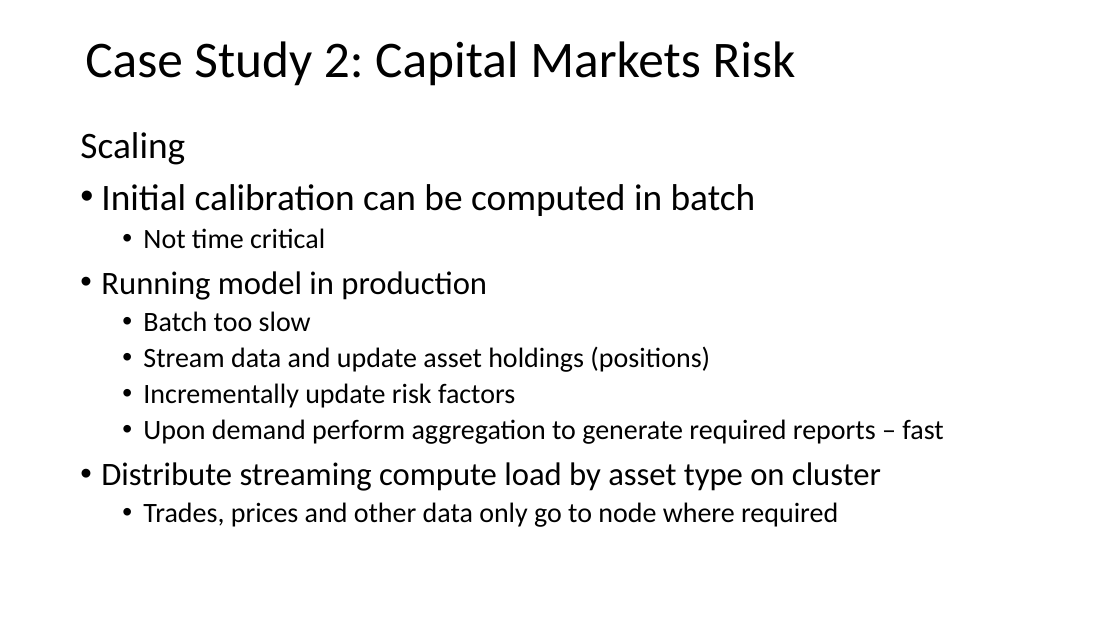
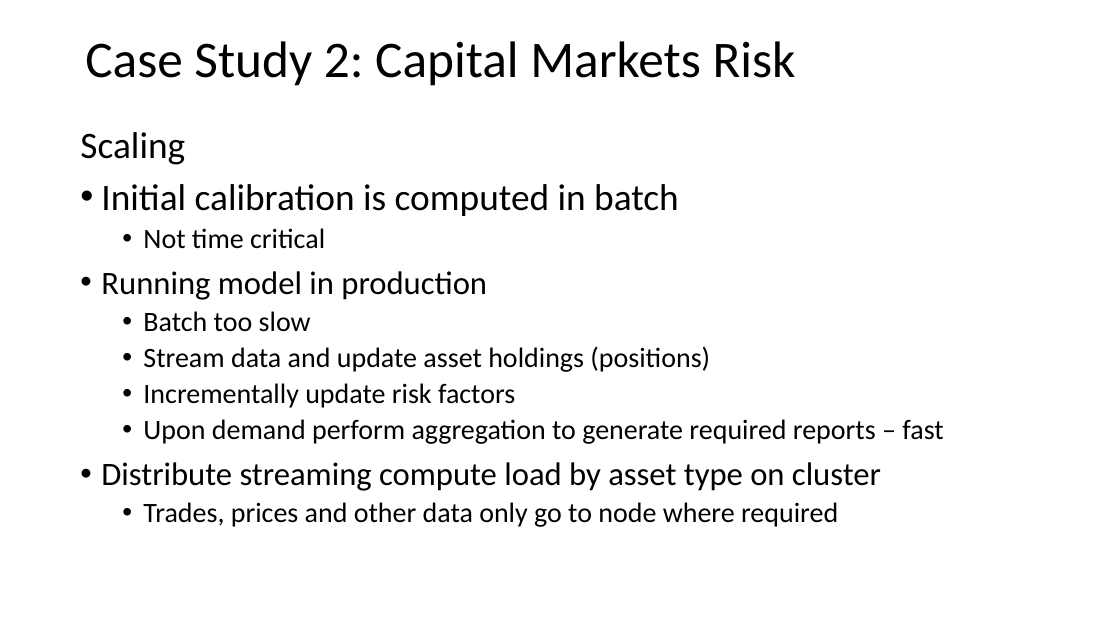
Before and after one commit to StephenElston/CSCI-E-108, a slide deck: slide 47 of slides/3_StreamingAnalytics.pptx. Drawn at 1120x630 pixels with LibreOffice and Linux fonts; fonts in the diff are those of the drawing. Boxes give left, top, right and bottom in pixels: in the first picture for what was removed or moved away, otherwise in the second. Text is boxed around its words. In the diff, an @@ line names an element or a change of style, - is before the commit and + after.

```diff
--- a/slides/3_StreamingAnalytics.pptx
+++ b/slides/3_StreamingAnalytics.pptx
@@ text at [101,184,679,216]: text changed @@
-• Initial calibration can be computed in batch
+• Initial calibration is computed in batch
```
Also in this commit, not shown: 8 other slides changed.
